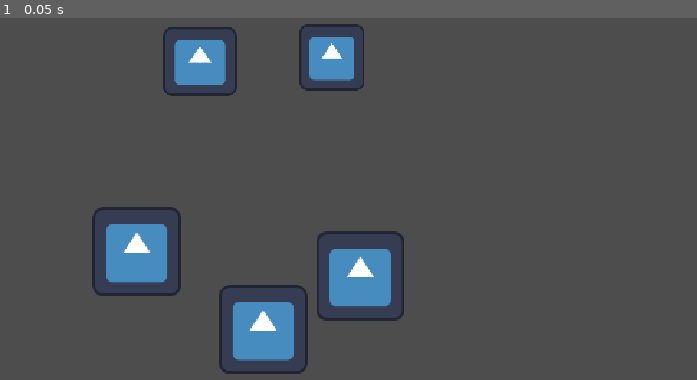
Above: before the commit, frame 1.
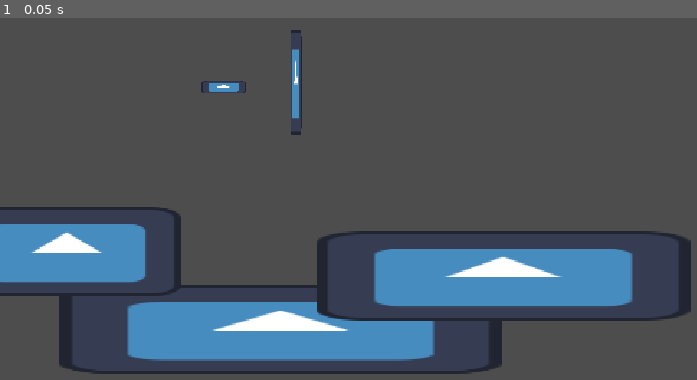
Above: after the commit, the same moment.

Repository: tanlanman123/bluecell
Game: Godot game, scene res://node_2d.tscn
Same seed, same stepped clock (60 frames per second), same inputs: the game is played once before the commit and once after it. The project has no main scene, so this scene is started directly. The engine's default icon, where the game draws it, is replaced by a stand-in: a white triangle on a blue panel in a dark square.
Inputs:
- Up to frame 1 (0.05 s): no input

The runs differ from the first frame. In frame 1, 20% of the frame differs, in the area x 0-100%, y 1-99%.

Commit message:
Update node_2d.tscn

Diff:
--- a/node_2d.tscn
+++ b/node_2d.tscn
@@ -5,23 +5,26 @@
 [node name="Node2D" type="Node2D" unique_id=1462337539]
 
 [node name="Icon" type="Sprite2D" parent="." unique_id=776629308]
-position = Vector2(379, 574)
+position = Vector2(404, 574)
+scale = Vector2(5, 1)
 texture = ExtResource("1_wtcfe")
 
 [node name="Icon2" type="Sprite2D" parent="." unique_id=1972441277]
-position = Vector2(288, 188)
-scale = Vector2(0.828125, 0.7734375)
+position = Vector2(322, 225.00002)
+scale = Vector2(0.49218753, 0.14453122)
 texture = ExtResource("1_wtcfe")
 
 [node name="Icon3" type="Sprite2D" parent="." unique_id=1737607016]
-position = Vector2(478.00003, 182.00002)
-scale = Vector2(0.734375, 0.734375)
+position = Vector2(426, 218.00002)
+scale = Vector2(0.13085881, 1.1796874)
 texture = ExtResource("1_wtcfe")
 
 [node name="Icon4" type="Sprite2D" parent="." unique_id=1435313790]
-position = Vector2(197, 462)
+position = Vector2(96, 462)
+scale = Vector2(2.578125, 1)
 texture = ExtResource("1_wtcfe")
 
 [node name="Icon5" type="Sprite2D" parent="." unique_id=2094030452]
-position = Vector2(519, 497)
+position = Vector2(724.5, 497)
+scale = Vector2(4.2109375, 1)
 texture = ExtResource("1_wtcfe")
